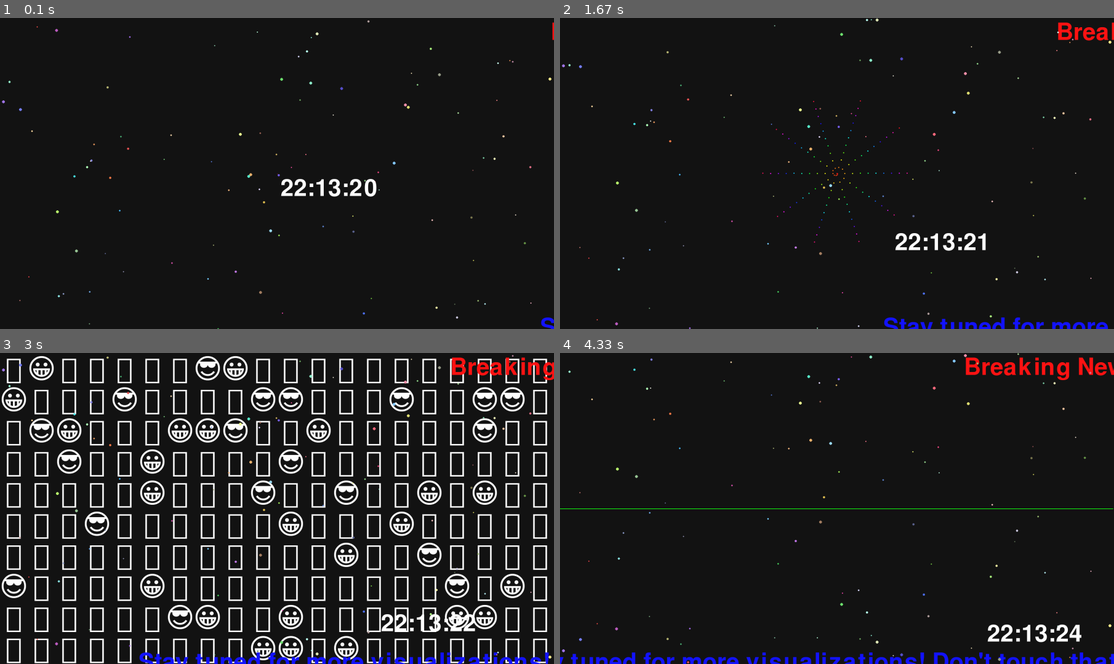
Above: before the commit, frames 1-4 (two rows, left to right).
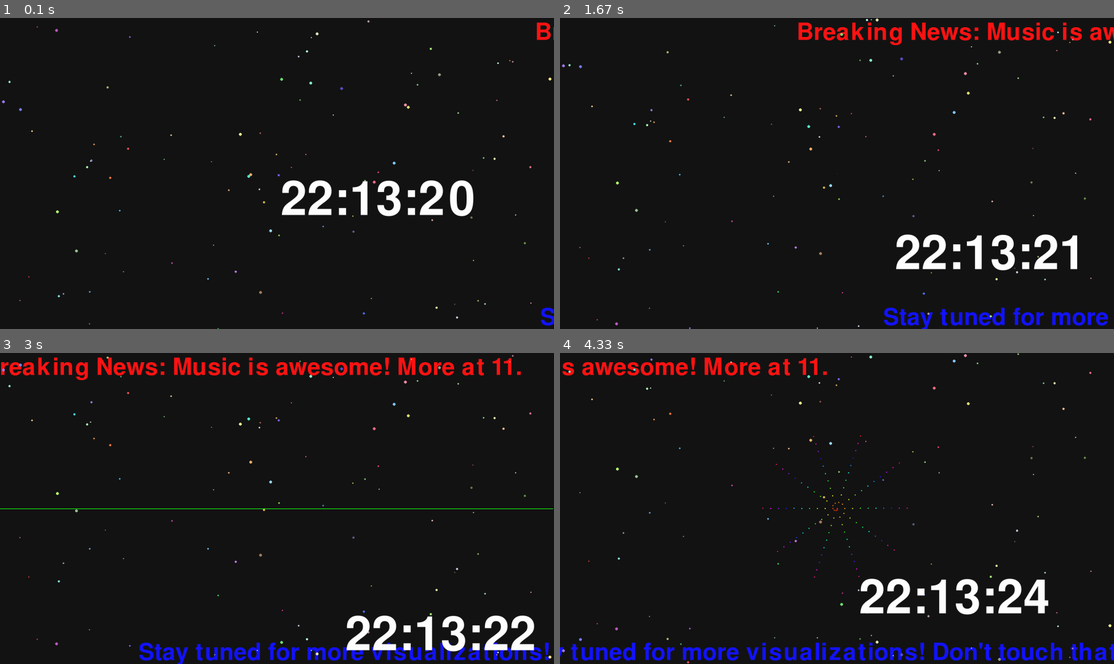
Above: after the commit, the same moments.

Repository: harperreed/mic-visualizations-py
Game: pygame game, started from main.py
Two runs of this game, one before a commit and one after it. Both use one fixed random seed, a clock stepped at 60 frames per second and the inputs below.
Inputs:
- Up to frame 1 (0.1 s): no input
- Up to frame 2 (1.67 s): tap Space at 0.33, 0.73, 1.03, 1.23, 1.57 s
- Up to frame 3 (3 s): tap Space at 1.87, 2.07, 2.37, 2.97 s
- Up to frame 4 (4.33 s): tap Space at 3.27, 3.4, 3.8, 4.1 s

The runs differ from the first frame. In frame 1, 2.2% of the frame differs, in the area x 50-100%, y 1-100%; in frame 2, 4.8%; in frame 3, 25%, in the area x 0-100%, y 0-100%; in frame 4, 7.2%.

Commit message:
🎉 Refactored scrollers and deleted emoji visualizations! 💥✌️
- **Bottom and Top Scrollers:**
  - Added a random speed variable (`current_speed`) making the scrolling text feel more dynamic and alive! 🏃‍♂️💨 The speed now varies between the set speed and a maximum speed, adding unpredictability to the movement.
  - Text position adjusted from `self.height - 46` to `self.height - 80` in `BottomScroller` for better visual placement. 📏🆙

- **Bouncing Clock:**
  - Increased clock font size from 120 to 240! 🤩🕑 More visibility for those late-night gamers who don't want to squint at their time!

- **Emoji Visualizations:**
  - Deleted `emoji-spiral.py` and `emoji.py` files which were likely useless or redundant. 🍂🗑️ Say goodbye to those unused emojis taking up space!

These changes enhance the interaction and visual appeal of the UI while cleaning up the codebase! ⚡💻💖

Diff:
--- a/ui/bottom_scroller.py
+++ b/ui/bottom_scroller.py
@@ -1,4 +1,5 @@
 import pygame
+import random
 
 class BottomScroller:
     def __init__(self, width, height, text, speed=8):
@@ -6,16 +7,18 @@
         self.height = height
         self.text = text
         self.speed = speed
+        self.max_speed = speed + 2
+        self.current_speed = random.randint(speed, self.max_speed)
 
         self.font = pygame.font.Font(None, 120)
         self.text_surface = self.font.render(self.text, True, (255, 255, 255))
         self.text_rect = self.text_surface.get_rect()
-        self.text_rect.y = self.height - 46  # Position at the bottom
+        self.text_rect.y = self.height - 80  # Position at the bottom
         self.text_rect.x = self.width
 
     def update(self, fft_data):
         # Move the text to the left
-        self.text_rect.x -= self.speed
+        self.text_rect.x -= self.current_speed
 
         # If the text has scrolled off the screen, reset its position
         if self.text_rect.right < 0:
--- a/ui/bouncing_clock.py
+++ b/ui/bouncing_clock.py
@@ -4,7 +4,7 @@
 
 class BouncingClock:
     def __init__(self):
-        self.font = pygame.font.Font(None, 120)
+        self.font = pygame.font.Font(None, 240)
         self.color = config.CLOCK_COLOR
         self.x = config.WIDTH // 2
         self.y = config.HEIGHT // 2
--- a/ui/top_scroller.py
+++ b/ui/top_scroller.py
@@ -1,4 +1,5 @@
 import pygame
+import random
 
 class TopScroller:
     def __init__(self, width, height, text, speed=2):
@@ -6,6 +7,8 @@
         self.height = height
         self.text = text
         self.speed = speed
+        self.max_speed = speed + 10
+        self.current_speed = random.randint(speed, self.max_speed)
         self.font = pygame.font.Font(None, 120)
         self.text_surface = self.font.render(self.text, True, (255, 255, 255))
         self.text_rect = self.text_surface.get_rect()
@@ -14,7 +17,7 @@
 
     def update(self, fft_data):
         # Move the text to the left
-        self.text_rect.x -= self.speed
+        self.text_rect.x -= self.current_speed
 
         # If the text has scrolled off the screen, reset its position
         if self.text_rect.right < 0:
--- a/visualizations/emoji-spiral.py
+++ /dev/null
@@ -1,65 +0,0 @@
-import pygame
-import random
-import numpy as np
-import math
-import os
-
-# Define a list of emojis to use
-EMOJIS = ['😀', '😎', '🎵', '🎶', '🔊', '💥', '✨', '🌈', '🔥', '💖']
-
-class SpiralEmojiVisualizer:
-    def __init__(self, width, height):
-        self.width = width
-        self.height = height
-        self.center_x = width // 2
-        self.center_y = height // 2
-        self.max_radius = min(width, height) // 2
-        self.num_emojis = 100
-        self.emojis = [random.choice(EMOJIS) for _ in range(self.num_emojis)]
-        self.font = self.load_emoji_font()
-
-    def load_emoji_font(self):
-        font_paths = [
-            "/usr/share/fonts/truetype/noto/NotoColorEmoji.ttf",  # Linux (Noto Color Emoji)
-            "segoe ui emoji",  # Windows
-            "/System/Library/Fonts/Apple Color Emoji.ttc",  # macOS
-        ]
-
-        for font_path in font_paths:
-            if os.path.exists(font_path):
-                return pygame.font.Font(font_path, 24)  # Adjust size as needed
-            elif pygame.font.match_font(font_path):
-                return pygame.font.SysFont(font_path, 24)  # Adjust size as needed
-
-        print("Warning: No emoji font found. Emojis may not display correctly.")
-        return pygame.font.Font(None, 24)
-
-    def update(self, fft_data):
-        if len(fft_data) == 0 or np.isnan(fft_data).any() or np.isinf(fft_data).any():
-            return
-
-        fft_data = np.clip(fft_data, 0, 1)
-        fft_chunks = np.array_split(fft_data, self.num_emojis)
-
-        for i, chunk in enumerate(fft_chunks):
-            if np.mean(chunk) > 0.5:  # Adjust threshold as needed
-                self.emojis[i] = random.choice(EMOJIS)
-
-    def draw(self, screen):
-        for i in range(self.num_emojis):
-            angle = 10 * 2 * math.pi * i / self.num_emojis
-            radius = (i / self.num_emojis) * self.max_radius
-            x = int(self.center_x + radius * math.cos(angle))
-            y = int(self.center_y + radius * math.sin(angle))
-
-            emoji = self.emojis[i]
-            text = self.font.render(emoji, True, (255, 255, 255))
-            text_rect = text.get_rect(center=(x, y))
-            screen.blit(text, text_rect)
-
-def draw(screen, fft_data, width, height):
-    if not hasattr(draw, 'visualizer'):
-        draw.visualizer = SpiralEmojiVisualizer(width, height)
-
-    draw.visualizer.update(fft_data)
-    draw.visualizer.draw(screen)
--- a/visualizations/emoji.py
+++ /dev/null
@@ -1,63 +0,0 @@
-import pygame
-import random
-import numpy as np
-import os
-
-# Define a list of emojis to use
-EMOJIS = ['😀', '😎', '🎵', '🎶', '🔊', '💥', '✨', '🌈', '🔥', '💖']
-
-class EmojiGrid:
-    def __init__(self, width, height, rows, cols):
-        self.width = width
-        self.height = height
-        self.rows = rows
-        self.cols = cols
-        self.cell_width = width // cols
-        self.cell_height = height // rows
-        self.grid = [[random.choice(EMOJIS) for _ in range(cols)] for _ in range(rows)]
-        self.font = self.load_emoji_font()
-
-    def load_emoji_font(self):
-        font_paths = [
-            "/usr/share/fonts/truetype/noto/NotoColorEmoji.ttf",  # Linux (Noto Color Emoji) - confirmed path
-            "segoe ui emoji",  # Windows
-            "/System/Library/Fonts/Apple Color Emoji.ttc",  # macOS
-        ]
-
-        for font_path in font_paths:
-            if os.path.exists(font_path):
-                return pygame.font.Font(font_path, min(self.cell_width, self.cell_height))
-            elif pygame.font.match_font(font_path):
-                return pygame.font.SysFont(font_path, min(self.cell_width, self.cell_height))
-
-        print("Warning: No emoji font found. Emojis may not display correctly.")
-        return pygame.font.Font(None, min(self.cell_width, self.cell_height))
-
-    def update(self, fft_data):
-        if len(fft_data) == 0 or np.isnan(fft_data).any() or np.isinf(fft_data).any():
-            return  # Don't update if the data is invalid
-
-        fft_data = np.clip(fft_data, 0, 1)  # Normalize data
-        fft_chunks = np.array_split(fft_data, self.rows * self.cols)
-        for i, chunk in enumerate(fft_chunks):
-            if np.mean(chunk) > 0.5:  # You can adjust this threshold
-                row = i // self.cols
-                col = i % self.cols
-                self.grid[row][col] = random.choice(EMOJIS)
-
-    def draw(self, screen):
-        for row in range(self.rows):
-            for col in range(self.cols):
-                x = col * self.cell_width
-                y = row * self.cell_height
-                emoji = self.grid[row][col]
-                text = self.font.render(emoji, True, (255, 255, 255))
-                text_rect = text.get_rect(center=(x + self.cell_width // 2, y + self.cell_height // 2))
-                screen.blit(text, text_rect)
-
-def draw(screen, fft_data, width, height):
-    if not hasattr(draw, 'emoji_grid'):
-        draw.emoji_grid = EmojiGrid(width, height, rows=10, cols=20)
-
-    draw.emoji_grid.update(fft_data)
-    draw.emoji_grid.draw(screen)
